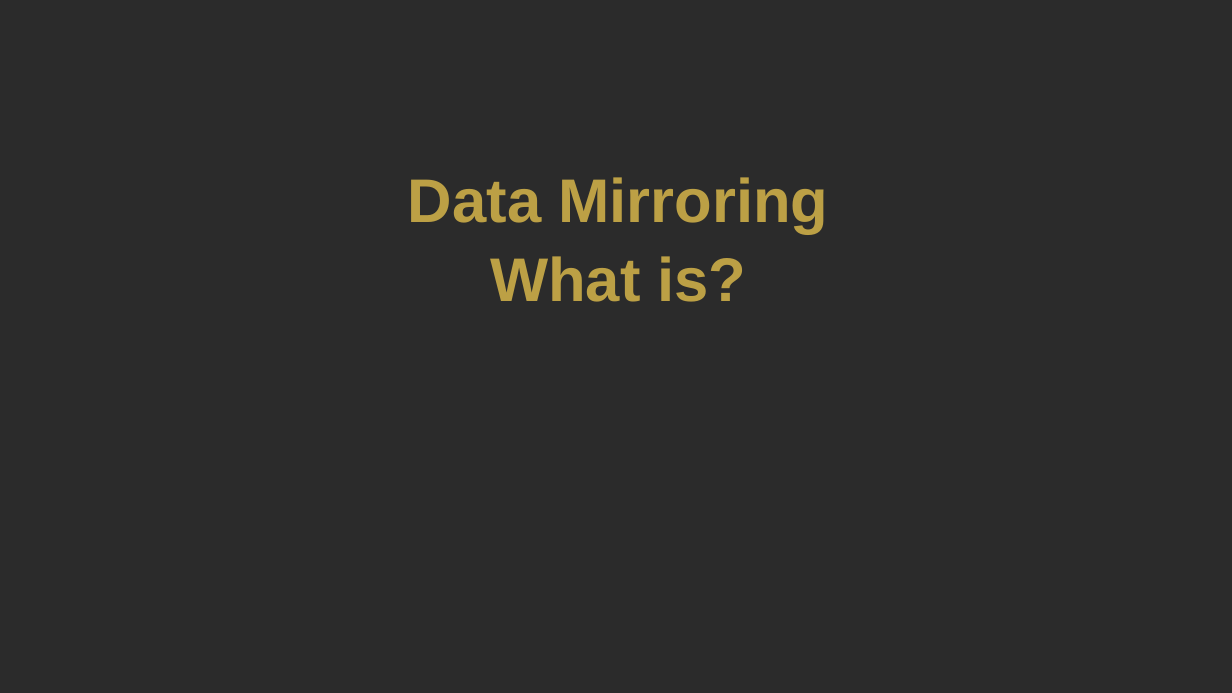
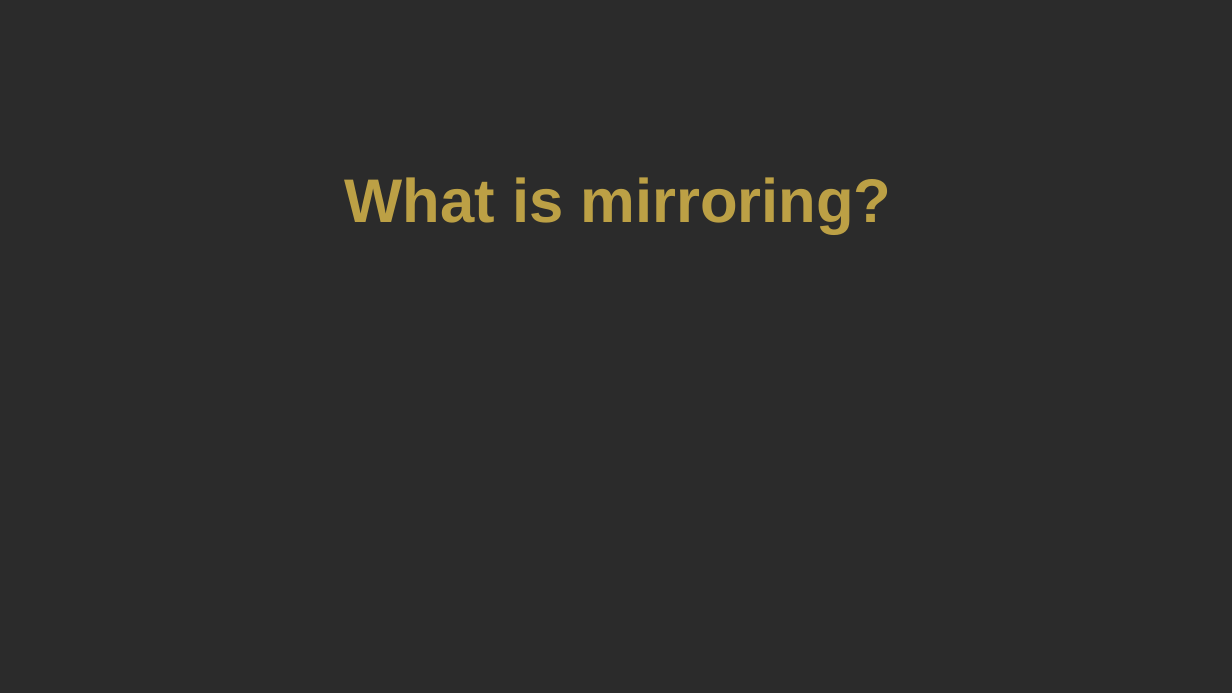
Before and after one commit to metxito/mastering-open-mirroring, a slide deck: slide 6 of documentation/under_edition/EMFCC25_SpeakerPPT_TemplateA_Styled.pptx. Drawn at 1232x693 pixels with LibreOffice and Linux fonts; fonts in the diff are those of the drawing; background and template pictures are left out; a plain dark background stands for a picture behind light text. Boxes give left, top, right and bottom in pixels: in the first picture for what was removed or moved away, otherwise in the second. Text is boxed around its words. In the diff, an @@ line names an element or a change of style, - is before the commit and + after.

```diff
--- a/documentation/under_edition/EMFCC25_SpeakerPPT_TemplateA_Styled.pptx
+++ b/documentation/under_edition/EMFCC25_SpeakerPPT_TemplateA_Styled.pptx
@@ text at [345, 177, 891, 234]: text changed @@
-Data Mirroring
-What is?
+What is mirroring?
```
Also in this commit, not shown: 18 other slides changed, 1 slide added, 4 other files.
